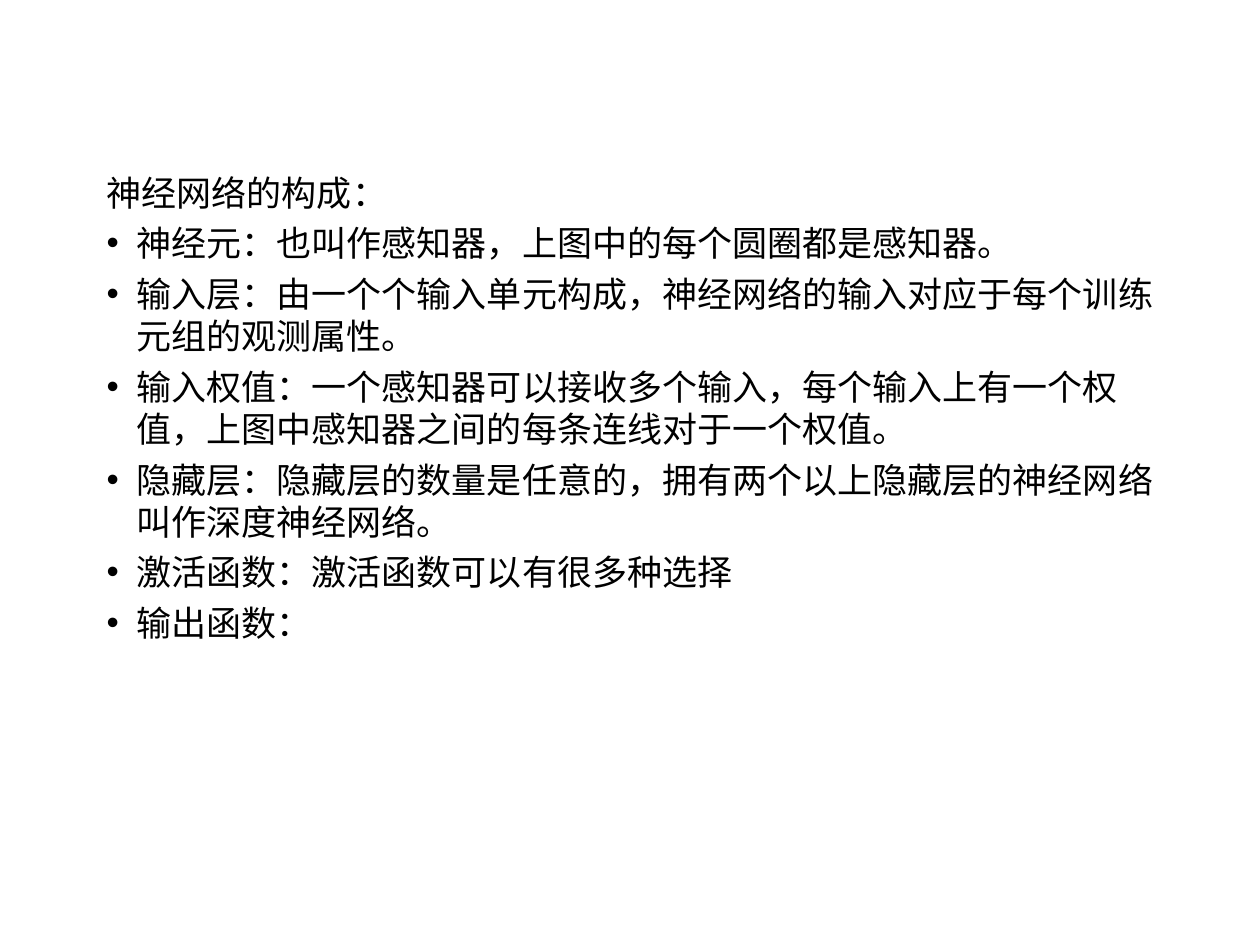
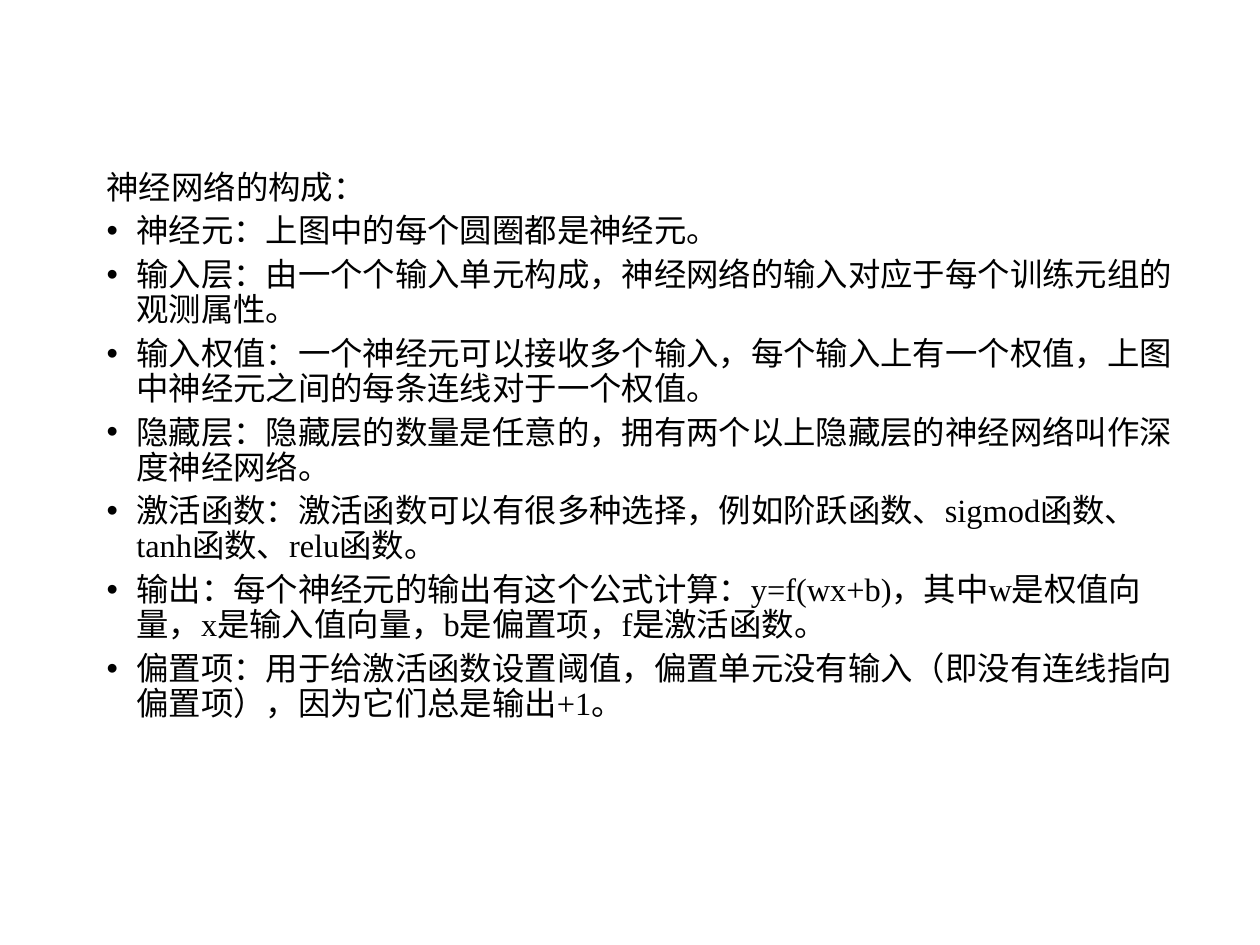
Before and after one commit to sunyisgithub/Git, a slide deck: slide 4 of 循环神经网络（Recurrent Neural Network）.ppt. Drawn at 1260x945 pixels with LibreOffice and Linux fonts; fonts in the diff are those of the drawing; background and template pictures are left out. Boxes give left, top, right and bottom in pixels: in the first picture for what was removed or moved away, otherwise in the second. Text is boxed around its words. In the diff, an @@ line names an element or a change of style, - is before the commit and + after.

Commit message:
循环神经网络2

```diff
--- a/循环神经网络（Recurrent Neural Network）.ppt
+++ b/循环神经网络（Recurrent Neural Network）.ppt
@@ text at (x1=107, y1=171, x2=1171, y2=482): size 20 to 18.5 pt, font Arial to Times New Roman in "神经网络的构成：", "输入层：由一个个输入单元构成，神经网络的输入对应于每个训练元组的观测属性。", "隐藏层：隐藏层的数量是任意的，拥有两个以上隐藏层的神经网络叫作深度神经网络。"; line spacing 1 to 0.9 @@
@@ text at (x1=136, y1=214, x2=718, y2=245): text changed; size 20 to 18.5 pt; font Arial to Times New Roman @@
-• 神经元：也叫作感知器，上图中的每个圆圈都是感知器。
+• 神经元：上图中的每个圆圈都是神经元。
@@ text at (x1=136, y1=337, x2=1171, y2=403): text changed; size 20 to 18.5 pt; font Arial to Times New Roman @@
-• 输入权值：一个感知器可以接收多个输入，每个输入上有一个权值，上图中感知器之间的每条连线对于一个权值。
+• 输入权值：一个神经元可以接收多个输入，每个输入上有一个权值，上图中神经元之间的每条连线对于一个权值。
@@ text at (x1=136, y1=494, x2=1171, y2=719): text changed; size 20 to 18.5 pt; font Arial to Times New Roman @@
-• 激活函数：激活函数可以有很多种选择
-• 输出函数：
+• 激活函数：激活函数可以有很多种选择，例如阶跃函数、sigmod函数、tanh函数、relu函数。
+• 输出：每个神经元的输出有这个公式计算：y=f(wx+b)，其中w是权值向量，x是输入值向量，b是偏置项，f是激活函数。
+• 偏置项：用于给激活函数设置阈值，偏置单元没有输入（即没有连线指向偏置项），因为它们总是输出+1。
```
Also in this commit, not shown: 2 other slides changed, 14 slides added, 15 slides removed.
